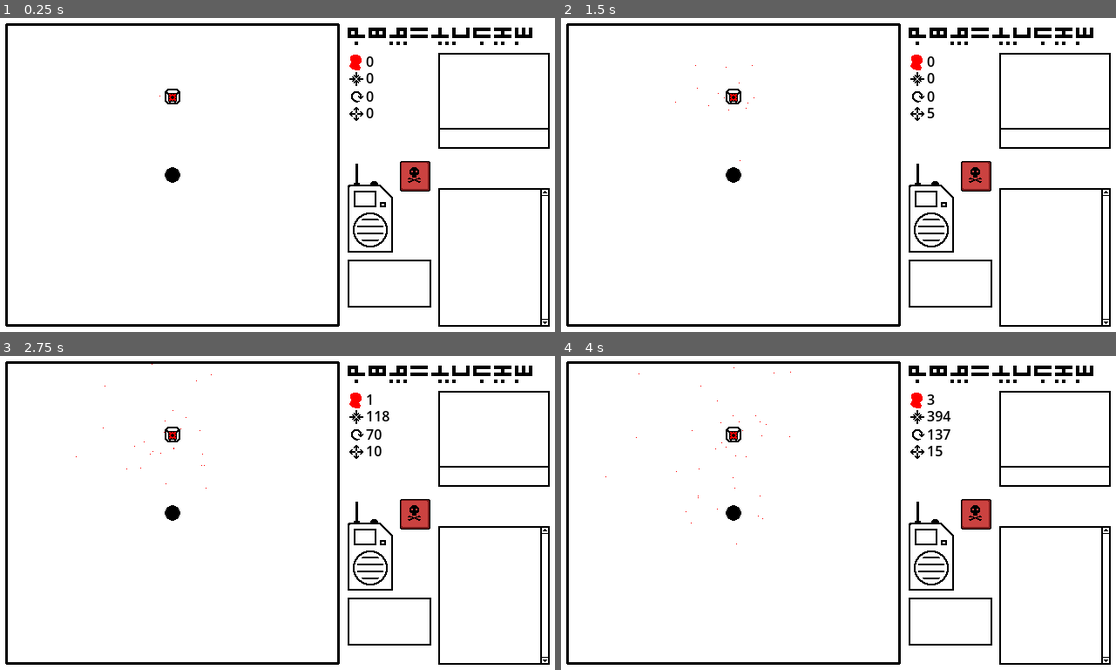
Above: before the commit, frames 1-4 (two rows, left to right).
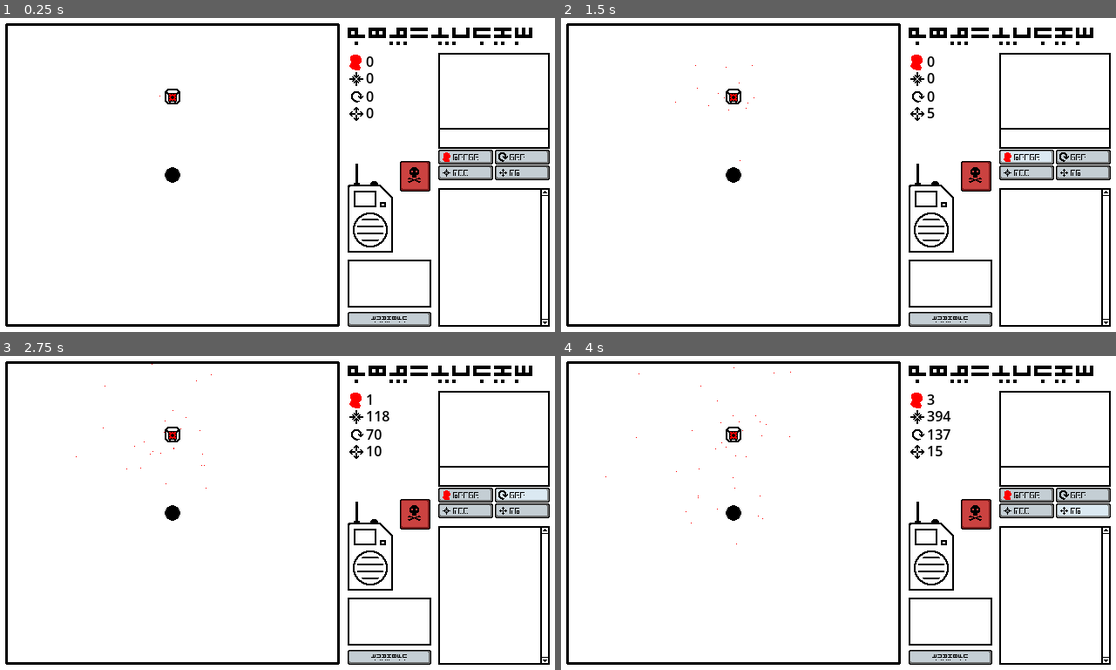
Above: after the commit, the same moments.

Repository: an-olive/BRSD-14
Game: Godot game, scene res://main.tscn
Two runs of this game, one before a commit and one after it. Both use one fixed random seed, a clock stepped at 60 frames per second and the inputs below.
Inputs (mouse positions are in pixels of both pictures, inside the frame that each line leads up to):
- Up to frame 1 (0.25 s): no input
- Up to frame 2 (1.5 s): click (949, 319) at 0.5 s, where only the run after the commit has a clickable "upgrade"; click (1027, 156) at 1.25 s, where only the run after the commit has a clickable "!1054"
- Up to frame 3 (2.75 s): click (521, 494) at 2 s, where only the run after the commit has a clickable "541"
- Up to frame 4 (4 s): click (1027, 509) at 2.75 s, where only the run after the commit has a clickable "322"; click (1082, 509) at 3.5 s, where only the run after the commit has a clickable "3!"

The runs differ from the first frame. In frame 1, 2.6% of the frame differs, in the area x 62-100%, y 41-99%; in frame 2, 2.6%; in frame 3, 2.6%; in frame 4, 2.6%.

Commit message:
#12 - add buttons

Diff:
--- /dev/null
+++ b/buttons.tres
@@ -0,0 +1,66 @@
+[gd_resource type="Theme" load_steps=11 format=3 uid="uid://b0pitp2mmly78"]
+
+[ext_resource type="Texture2D" uid="uid://da76p53i7sp0a" path="res://Assets/UI/Button_enabled.png" id="1_4cwoa"]
+[ext_resource type="FontFile" uid="uid://d2lhfp8gsmpm2" path="res://Assets/semio(1).ttf" id="1_e2bhe"]
+[ext_resource type="Texture2D" uid="uid://biu5o5r2ua4di" path="res://Assets/UI/Button_disabled.png" id="2_i2ujt"]
+[ext_resource type="Texture2D" uid="uid://u3vvy54d1pep" path="res://Assets/UI/Button_enabled_hover.png" id="3_rq111"]
+[ext_resource type="Texture2D" uid="uid://ddfohu5rjfsx2" path="res://Assets/UI/Button_enabled_pressed.png" id="5_5eotj"]
+
+[sub_resource type="StyleBoxTexture" id="StyleBoxTexture_krywf"]
+content_margin_top = 0.0
+texture = ExtResource("2_i2ujt")
+texture_margin_left = 4.0
+texture_margin_top = 4.0
+texture_margin_right = 4.0
+texture_margin_bottom = 4.0
+axis_stretch_horizontal = 1
+axis_stretch_vertical = 1
+
+[sub_resource type="StyleBoxEmpty" id="StyleBoxEmpty_i2ujt"]
+
+[sub_resource type="StyleBoxTexture" id="StyleBoxTexture_m6ddu"]
+content_margin_top = 0.0
+texture = ExtResource("3_rq111")
+texture_margin_left = 4.0
+texture_margin_top = 4.0
+texture_margin_right = 4.0
+texture_margin_bottom = 4.0
+axis_stretch_horizontal = 1
+axis_stretch_vertical = 1
+
+[sub_resource type="StyleBoxTexture" id="StyleBoxTexture_e2bhe"]
+content_margin_top = 0.0
+texture = ExtResource("1_4cwoa")
+texture_margin_left = 4.0
+texture_margin_top = 4.0
+texture_margin_right = 4.0
+texture_margin_bottom = 4.0
+axis_stretch_horizontal = 1
+axis_stretch_vertical = 1
+
+[sub_resource type="StyleBoxTexture" id="StyleBoxTexture_mejah"]
+content_margin_left = 6.0
+content_margin_top = 1.0
+content_margin_bottom = 2.0
+texture = ExtResource("5_5eotj")
+texture_margin_left = 4.0
+texture_margin_top = 4.0
+texture_margin_right = 4.0
+texture_margin_bottom = 4.0
+axis_stretch_horizontal = 1
+axis_stretch_vertical = 1
+
+[resource]
+Button/colors/font_color = Color(0, 0, 0, 1)
+Button/colors/font_disabled_color = Color(0.239216, 0.239216, 0.239216, 1)
+Button/colors/font_focus_color = Color(0, 0, 0, 1)
+Button/colors/font_hover_color = Color(0, 0, 0, 1)
+Button/colors/font_hover_pressed_color = Color(0, 0, 0, 1)
+Button/colors/font_pressed_color = Color(0, 0, 0, 1)
+Button/font_sizes/font_size = 16
+Button/fonts/font = ExtResource("1_e2bhe")
+Button/styles/disabled = SubResource("StyleBoxTexture_krywf")
+Button/styles/focus = SubResource("StyleBoxEmpty_i2ujt")
+Button/styles/hover = SubResource("StyleBoxTexture_m6ddu")
+Button/styles/normal = SubResource("StyleBoxTexture_e2bhe")
+Button/styles/pressed = SubResource("StyleBoxTexture_mejah")
--- a/main.gd
+++ b/main.gd
@@ -1,4 +1,9 @@
 extends Control
+
+func _ready() -> void:
+	for btn in $SidePanel/Inventory.get_children():
+		btn.connect("button_down", func(): btn.get_child(0).position += Vector2(1, 1))
+		btn.connect("button_up", func(): btn.get_child(0).position -= Vector2(1, 1))
 
 func _input(event: InputEvent) -> void:
 	if event is InputEventMouseMotion:
--- a/main.tscn
+++ b/main.tscn
@@ -18,6 +18,11 @@
 [ext_resource type="Texture2D" uid="uid://tkoecshdmcc8" path="res://Assets/UI/SidePanel_Radio.png" id="13_ryguw"]
 [ext_resource type="Texture2D" uid="uid://cgvrmqlwalhna" path="res://Assets/UI/SidePanel_Inventory.png" id="15_074og"]
 [ext_resource type="Texture2D" uid="uid://dyg7rpkbvyg4b" path="res://Assets/UI/SidePanel_Upgrades.png" id="16_cegan"]
+[ext_resource type="Theme" uid="uid://b0pitp2mmly78" path="res://buttons.tres" id="17_cegan"]
+[ext_resource type="Texture2D" uid="uid://y70uq58etyvu" path="res://Assets/UI/Icon_gibs.png" id="19_82xsv"]
+[ext_resource type="Texture2D" uid="uid://b6w7rtd84ols2" path="res://Assets/UI/Icon_rotation.png" id="20_d13ii"]
+[ext_resource type="Texture2D" uid="uid://bygma77c11y8x" path="res://Assets/UI/Icon_force.png" id="21_1u8w0"]
+[ext_resource type="Texture2D" uid="uid://ineo1jimvly6" path="res://Assets/UI/Icon_expansion.png" id="22_0odxb"]
 
 [sub_resource type="ShaderMaterial" id="ShaderMaterial_lquwl"]
 shader = ExtResource("2_1bvp3")
@@ -199,6 +204,14 @@
 offset_bottom = 332.0
 texture = ExtResource("9_074og")
 
+[node name="Button" type="Button" parent="SidePanel/Spectrum"]
+layout_mode = 0
+offset_top = 60.0
+offset_right = 96.0
+offset_bottom = 77.0
+theme = ExtResource("17_cegan")
+text = "upgrade"
+
 [node name="Inventory" type="TextureRect" parent="SidePanel"]
 layout_mode = 0
 offset_left = 108.0
@@ -206,6 +219,77 @@
 offset_right = 236.0
 offset_bottom = 150.0
 texture = ExtResource("15_074og")
+
+[node name="GibsButton" type="Button" parent="SidePanel/Inventory"]
+layout_mode = 0
+offset_top = 111.0
+offset_right = 63.0
+offset_bottom = 128.0
+theme = ExtResource("17_cegan")
+text = "  !1054"
+alignment = 0
+
+[node name="Icon" type="TextureRect" parent="SidePanel/Inventory/GibsButton"]
+layout_mode = 0
+offset_left = 4.0
+offset_top = 3.0
+offset_right = 15.0
+offset_bottom = 14.0
+texture = ExtResource("19_82xsv")
+stretch_mode = 3
+
+[node name="RotationButton" type="Button" parent="SidePanel/Inventory"]
+layout_mode = 0
+offset_left = 65.0
+offset_top = 111.0
+offset_right = 128.0
+offset_bottom = 128.0
+theme = ExtResource("17_cegan")
+text = "  541"
+alignment = 0
+
+[node name="Icon" type="TextureRect" parent="SidePanel/Inventory/RotationButton"]
+offset_left = 4.0
+offset_top = 3.0
+offset_right = 15.0
+offset_bottom = 14.0
+texture = ExtResource("20_d13ii")
+stretch_mode = 3
+
+[node name="ForceButton" type="Button" parent="SidePanel/Inventory"]
+layout_mode = 0
+offset_top = 129.0
+offset_right = 63.0
+offset_bottom = 146.0
+theme = ExtResource("17_cegan")
+text = "  322"
+alignment = 0
+
+[node name="Icon" type="TextureRect" parent="SidePanel/Inventory/ForceButton"]
+offset_left = 4.0
+offset_top = 3.0
+offset_right = 15.0
+offset_bottom = 14.0
+texture = ExtResource("21_1u8w0")
+stretch_mode = 3
+
+[node name="ExpansionButton" type="Button" parent="SidePanel/Inventory"]
+layout_mode = 0
+offset_left = 65.0
+offset_top = 129.0
+offset_right = 128.0
+offset_bottom = 146.0
+theme = ExtResource("17_cegan")
+text = "  3!"
+alignment = 0
+
+[node name="Icon" type="TextureRect" parent="SidePanel/Inventory/ExpansionButton"]
+offset_left = 4.0
+offset_top = 3.0
+offset_right = 15.0
+offset_bottom = 14.0
+texture = ExtResource("22_0odxb")
+stretch_mode = 3
 
 [node name="Upgrades" type="TextureRect" parent="SidePanel"]
 layout_mode = 0
Not shown: 1 places in main.tscn that only renumber resources
